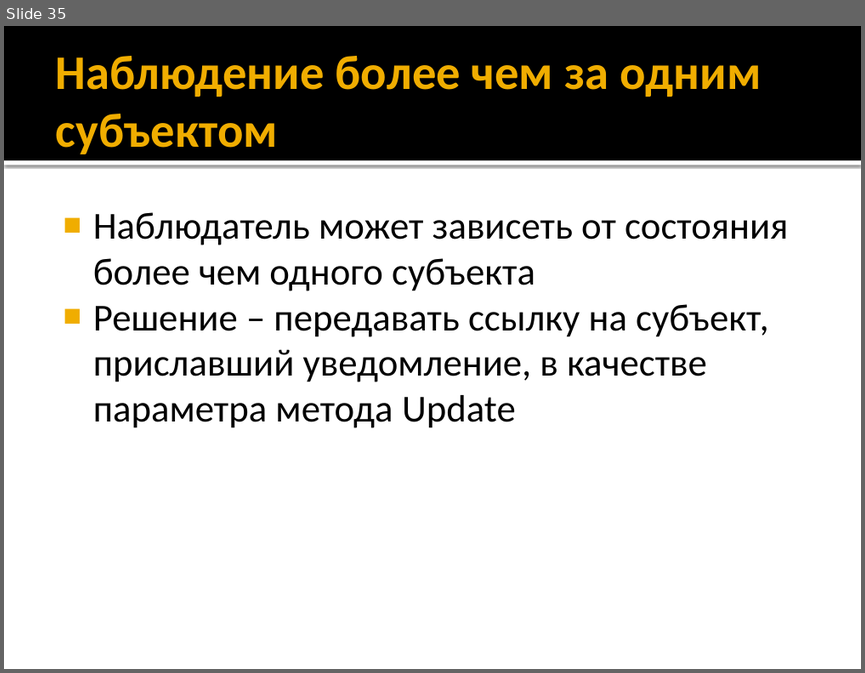
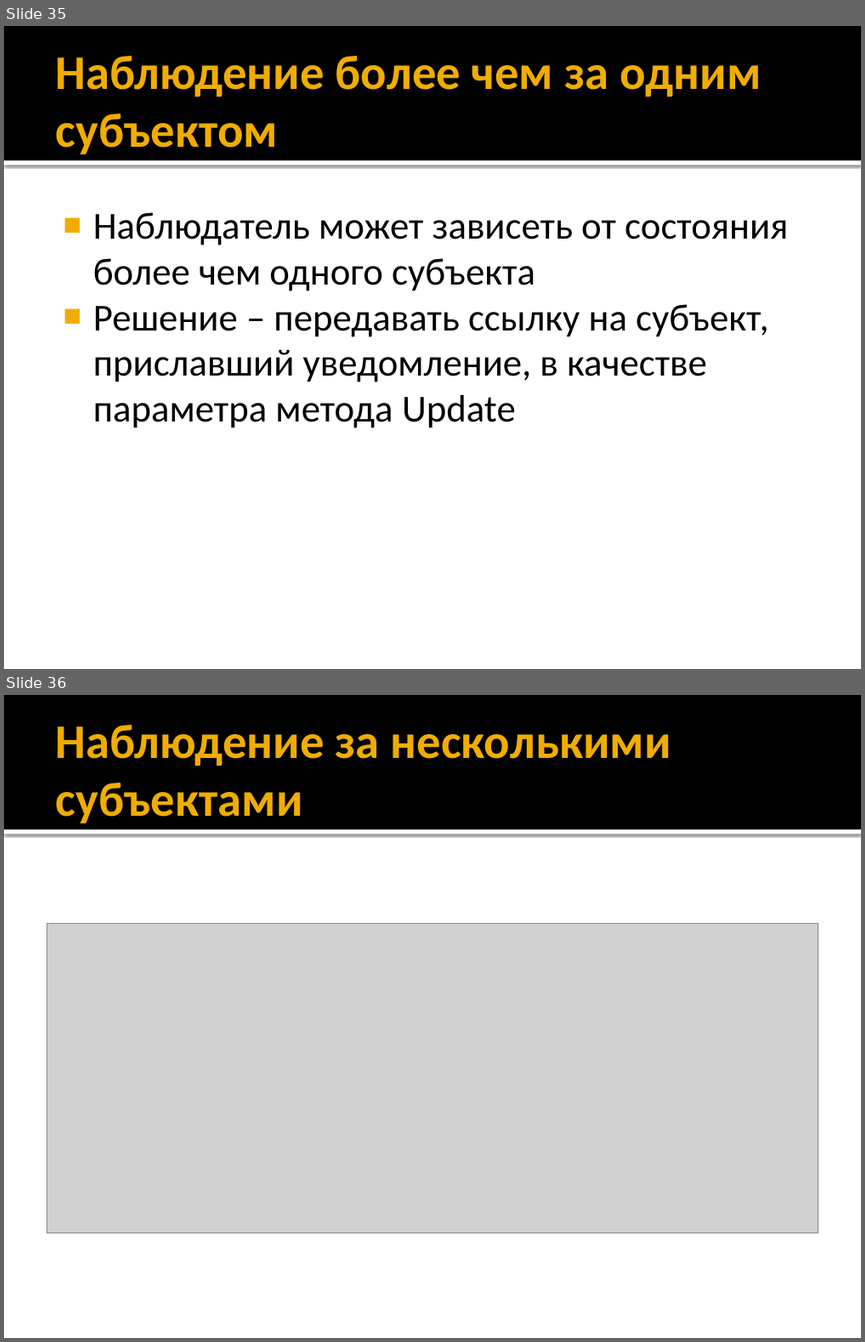
Before and after one commit to alexey-malov/ood, a slide deck: lectures/02.observer/observer.pptx. Shown one above the other, each under a label of ours: slide 35 before the commit, slides 35 and 36 after it. The pictures are 865x673 and 865x1342 pixels, drawn with LibreOffice and Linux fonts; fonts in the diff are those of the drawing; grey boxes stand for pictures. Boxes give left, top, right and bottom in pixels: in the first picture for what was removed or moved away, otherwise in the second. Text is boxed around its words. In the diff, an @@ line names an element or a change of style, - is before the commit and + after.

```diff
--- a/lectures/02.observer/observer.pptx
+++ b/lectures/02.observer/observer.pptx
@@ slide 36 added at bbox=[4, 695, 861, 1338], background #FFFFFF; not listed: 2 template elements that a slide beside it also shows @@
@@ title added at bbox=[55, 725, 671, 823], 40.5 pt, text #F0AD00, bold @@
+Наблюдение за несколькими субъектами
@@ picture added at bbox=[46, 923, 818, 1233] @@
```
Also in this commit, not shown: 2 slides changed, 5 other slides added, 4 other files.
